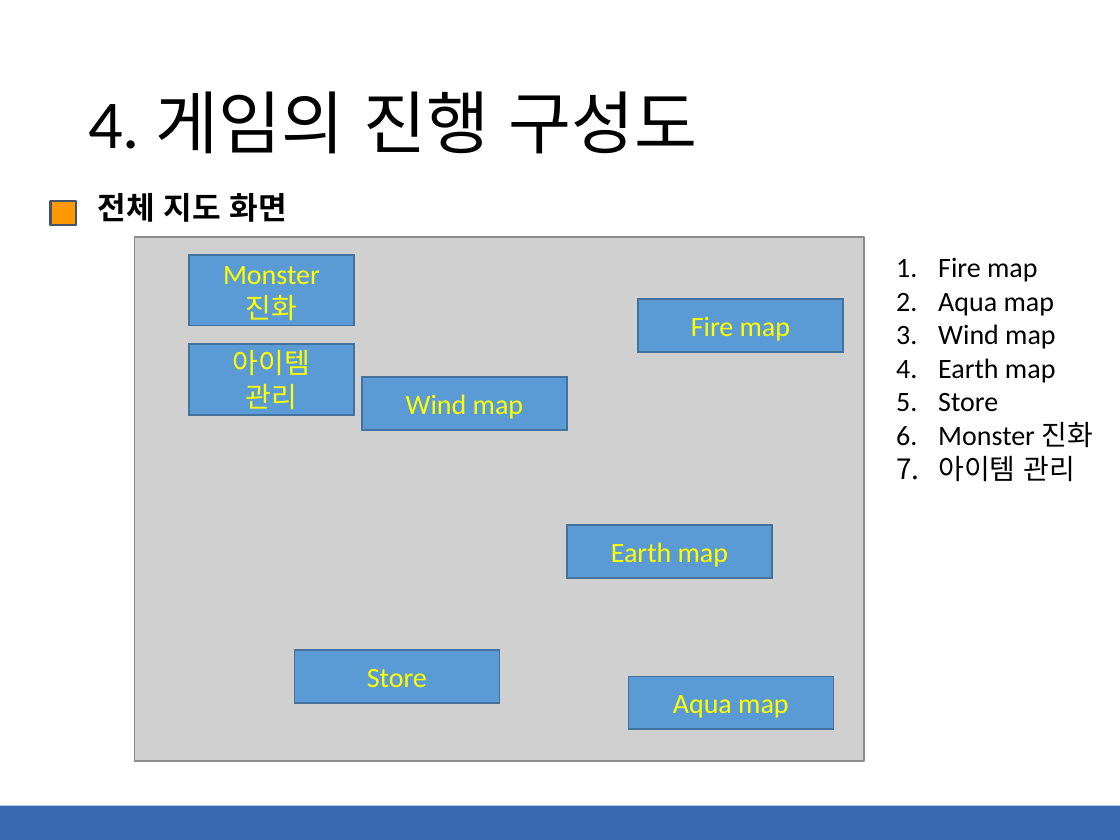
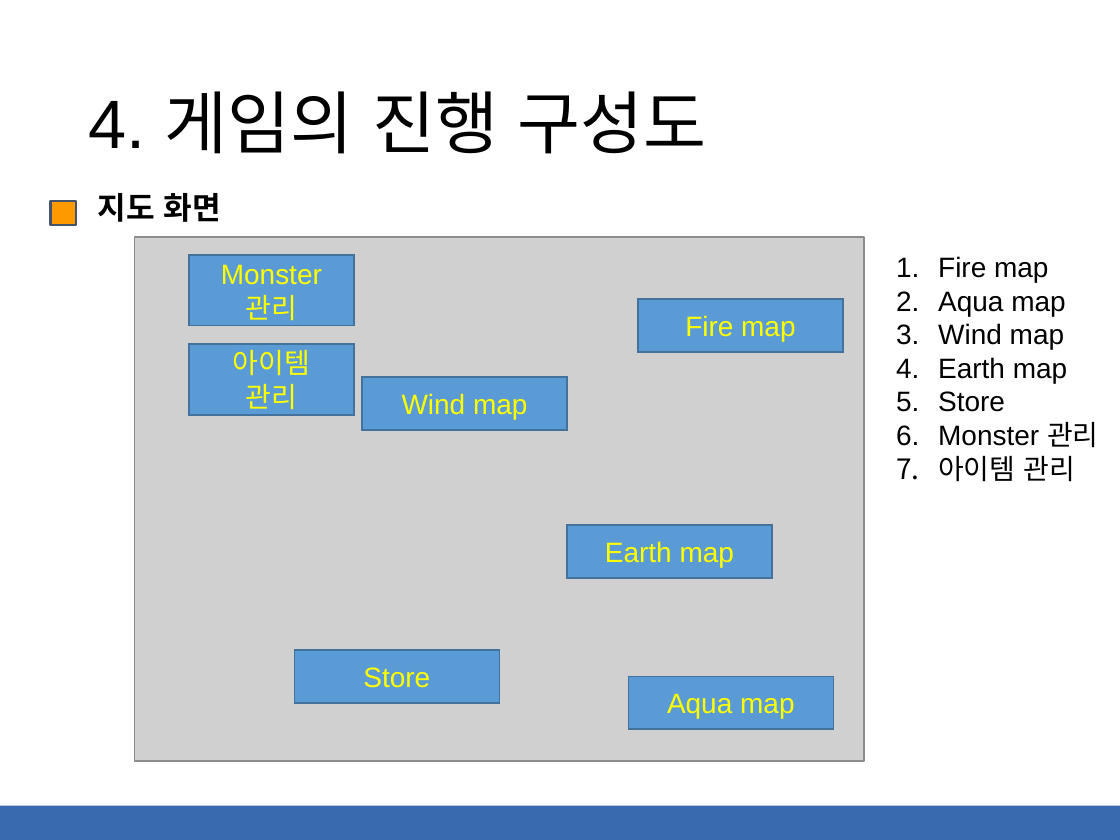
Before and after one commit to kimsibaek/cocos2d-x-work, a slide deck: slide 9 of 0000.Project/게임기획서-스피리추얼 소울2(Spiritual Soul 2).pptx. Drawn at 1120x840 pixels with LibreOffice and Linux fonts; fonts in the diff are those of the drawing; grey boxes stand for pictures. Boxes give left, top, right and bottom in pixels: in the first picture for what was removed or moved away, otherwise in the second. Text is boxed around its words. In the diff, an @@ line names an element or a change of style, - is before the commit and + after.

```diff
--- a/0000.Project/게임기획서-스피리추얼 소울2(Spiritual Soul 2).pptx
+++ b/0000.Project/게임기획서-스피리추얼 소울2(Spiritual Soul 2).pptx
@@ text at <box>98,193,221,222</box>: text changed; font Calibri to Arial @@
-전체 지도 화면
+지도 화면
@@ text in rectangle at <box>221,264,322,285</box>: font Calibri to Arial in "Monster" @@
@@ text at <box>938,256,1075,482</box>: font Calibri to Arial in "Fire map", "Aqua map", "Wind map", "Earth map" and 2 more places @@
@@ text in rectangle at <box>246,295,298,326</box>: text changed; font Calibri to Arial @@
-진화
+관리
@@ text at <box>938,422,1099,448</box>: text changed; font Calibri to Arial @@
-6. Monster 진화
+6. Monster 관리
@@ font Calibri to Arial in 6 elements at <box>88,91,706,154</box>, <box>638,299,843,352</box>, <box>362,377,567,430</box>, <box>628,676,833,729</box>, <box>567,525,772,578</box>, <box>295,650,500,702</box> @@
```
Also in this commit, not shown: 16 other slides changed, 6 slides added, 2 slides removed.
